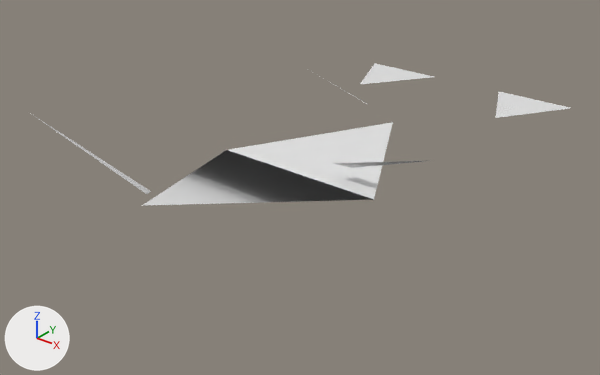
The OBJ model GameData/Meshes/Designs/voidborn/voidborn_bomber_patrol_52.obj, before and after one commit.
The view is the same before and after, from a 50 mm lens placed at (4.41, -5.44, 3.24), pointed at (-0.02, 0.1, -0.19). Lighting does not change. The marker at lower left points along +X, +Y and +Z. The older version comes first. Where no turn or scale is listed for an object, it has been applied to the vertices. Vertices at exactly the same position are counted once.

In view in the first picture: 'voidborn_bomber_patrol_52'.
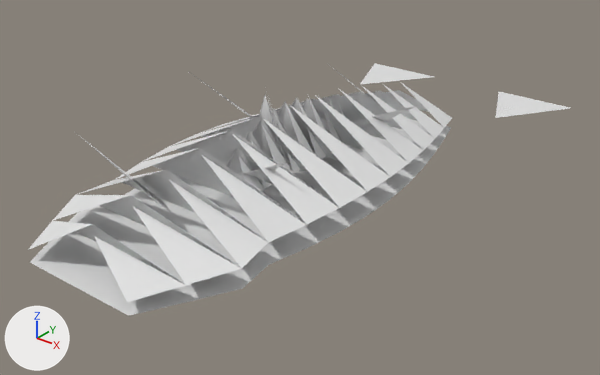
Boxes (x1, y1, x2, y2) around the edits, measured in the pictures (600 x 375 px):
```json
{"object": "voidborn_bomber_patrol_52", "change": "reshaped", "before": [30, 63, 570, 206], "after": [28, 63, 570, 316], "on screen": "76% taller"}
{"part": 1, "of": "me_voidborn_bomber_patrol_52", "change": "rebuilt", "before": [142, 122, 393, 206], "after": [28, 83, 452, 302], "on screen": "69% wider, 159% taller"}
{"part": 2, "of": "me_voidborn_bomber_patrol_52", "change": "deleted", "before": [30, 113, 151, 194]}
{"part": 3, "of": "me_voidborn_bomber_patrol_52", "change": "deleted", "before": [333, 160, 434, 168]}
{"part": 4, "of": "me_voidborn_bomber_patrol_52", "change": "added", "after": [30, 64, 452, 316]}
```

The change, as JSON lines over the scene's bpy script:
```json
{"block": "me_voidborn_bomber_patrol_52", "where": "# used by ob_voidborn_bomber_patrol_52; location = (0.0, 0.0, 0.0)"}
{"op": "remove", "block": "me_voidborn_bomber_patrol_52", "code": "me_voidborn_bomber_patrol_52.from_pydata(...)  # 19 vertices, 7 faces; spans x -1.84..1.47, y -1.83..3.26, z 0.0..0.62"}
{"op": "add", "block": "me_voidborn_bomber_patrol_52", "code": "me_voidborn_bomber_patrol_52.from_pydata(...)  # 200 vertices, 152 faces; spans x -1.32..1.32, y -2.49..3.26, z 0.0..0.97"}
{"block": "me_voidborn_bomber_patrol_52", "change": "me_voidborn_bomber_patrol_52 part 1: the loose piece of 4 vertices spanning x -0.87..0.87, y -1.83..1.65, z 0.0..0.4 is rebuilt with 50 vertices and now spans x -1.0..1.0, y -2.49..1.91, z 0.11..0.7"}
{"block": "me_voidborn_bomber_patrol_52", "change": "me_voidborn_bomber_patrol_52 part 2: the loose piece of 3 vertices spanning x -1.84..-0.46, y -1.52..-1.24, z 0.11..0.62 is deleted"}
{"block": "me_voidborn_bomber_patrol_52", "change": "me_voidborn_bomber_patrol_52 part 3: the loose piece of 3 vertices spanning x 0.37..1.47, y -0.05..0.23, z 0.11..0.55 is deleted"}
{"block": "me_voidborn_bomber_patrol_52", "change": "me_voidborn_bomber_patrol_52 part 4"}
{"block": "me_voidborn_bomber_patrol_52", "change": "124 vertices are added at x -1.19..1.0, y -2.49..1.91, z 0.0..0.97"}
{"block": "me_voidborn_bomber_patrol_52", "change": "14 new vertices lie (0.38, 0.0, 0.0) away from vertices in x -0.19, y -0.85..0.71, z 0.0..0.28"}
{"block": "me_voidborn_bomber_patrol_52", "change": "6 new vertices lie (0.62, 0.0, 0.0) away from vertices in x -0.31, y -0.23..0.08, z 0.0..0.24"}
{"block": "me_voidborn_bomber_patrol_52", "change": "114 new faces join them"}
{"block": "me_voidborn_bomber_patrol_52", "change": "other edits to the shape of me_voidborn_bomber_patrol_52 do not show in these pictures"}
```
